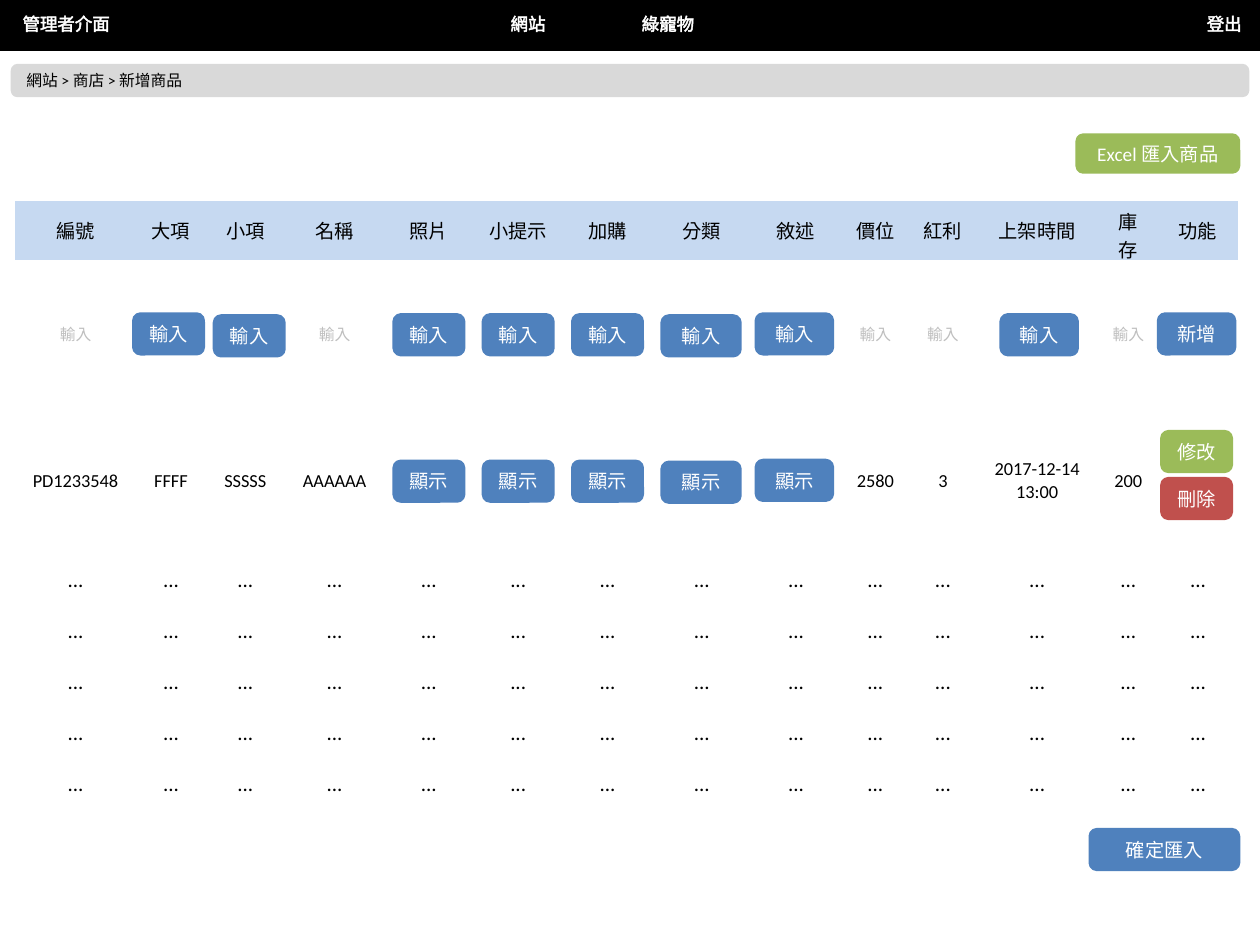
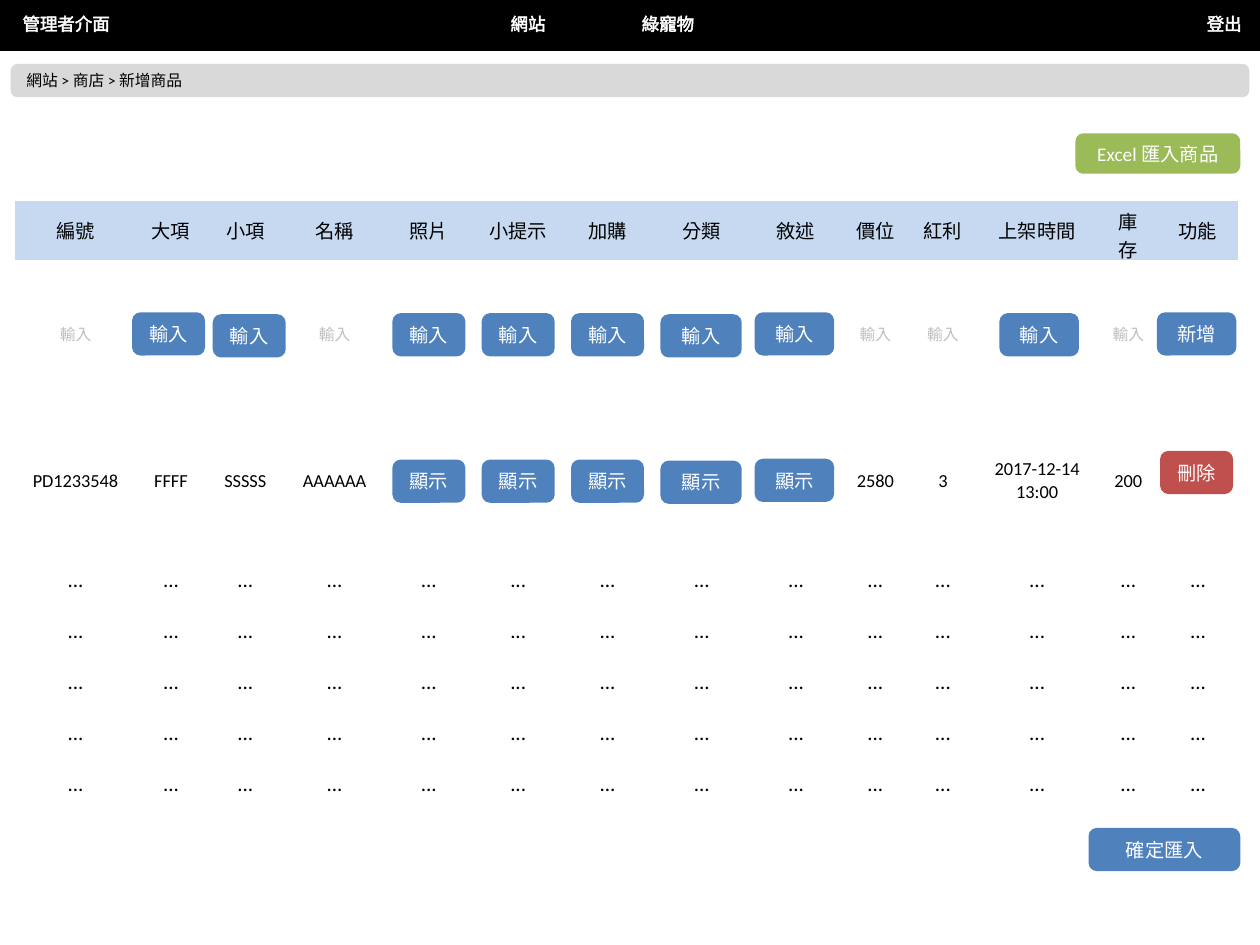
Before and after one commit to nexstar/XMind, a slide deck: slide 23 of 最終後台版型.pptx (slide 22 before the commit). Drawn at 1260x945 pixels with LibreOffice and Linux fonts; fonts in the diff are those of the drawing. Boxes give left, top, right and bottom in pixels: in the first picture for what was removed or moved away, otherwise in the second. Text is boxed around its words. In the diff, an @@ line names an element or a change of style, - is before the commit and + after.

```diff
--- a/最終後台版型.pptx
+++ b/最終後台版型.pptx
@@ rounded rectangle removed at (1162, 432, 1231, 471) @@
-修改
@@ rounded rectangle "刪除": place and size @@
-rounded rectangle "刪除" at (1162, 479, 1231, 518)
+rounded rectangle "刪除" at (1162, 452, 1231, 491)
```
Also in this commit, not shown: 1 other slide changed, 1 slide added.
